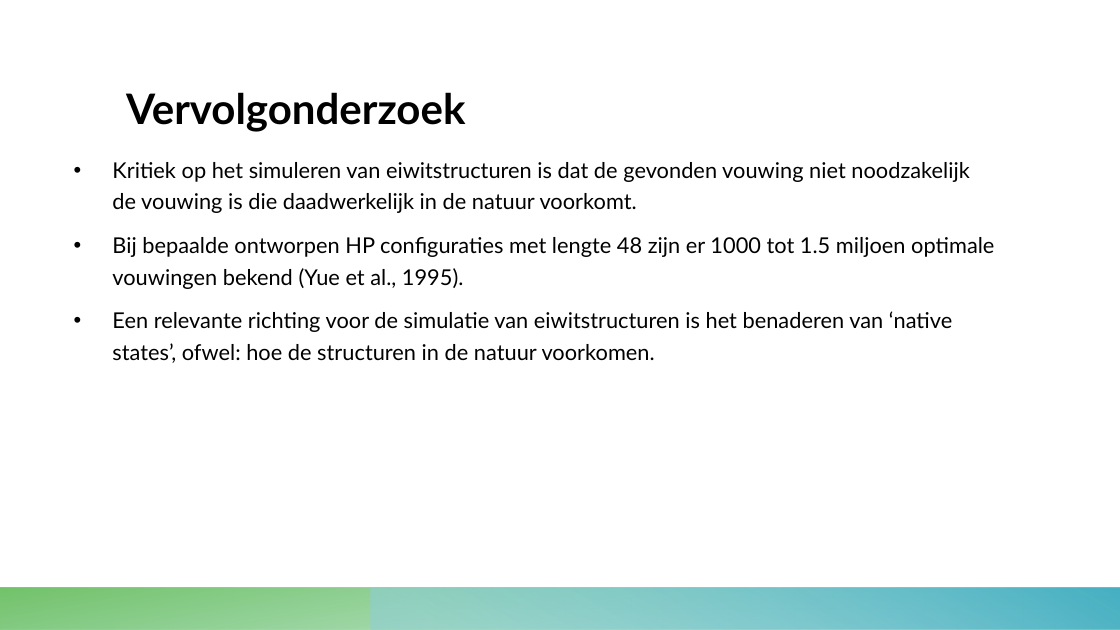
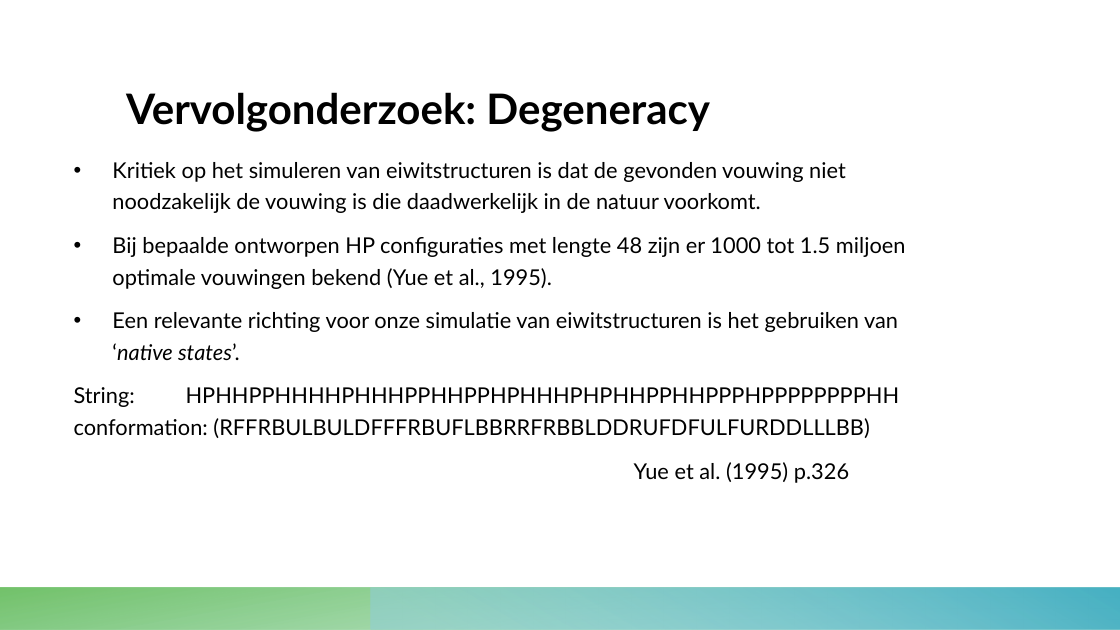
Before and after one commit to 10639780/proti, a slide deck: slide 15 of presentatie/finalpresentatie.pptx. Drawn at 1120x630 pixels with LibreOffice and Linux fonts; fonts in the diff are those of the drawing. Boxes give left, top, right and bottom in pixels: in the first picture for what was removed or moved away, otherwise in the second. Text is boxed around its words. In the diff, an @@ line names an element or a change of style, - is before the commit and + after.

```diff
--- a/presentatie/finalpresentatie.pptx
+++ b/presentatie/finalpresentatie.pptx
@@ title at (126,92,710,132): text changed @@
-Vervolgonderzoek
+Vervolgonderzoek: Degeneracy
@@ text at (74,312,900,483): text changed @@
-• Een relevante richting voor de simulatie van eiwitstructuren is het benaderen van ‘native states’, ofwel: hoe de structuren in de natuur voorkomen.
+• Een relevante richting voor onze simulatie van eiwitstructuren is het gebruiken van ‘native states’.
+String: HPHHPPHHHHPHHHPPHHPPHPHHHPHPHHPPHHPPPHPPPPPPPPHH conformation: (RFFRBULBULDFFFRBUFLBBRRFRBBLDDRUFDFULFURDDLLLBB)
+Yue et al. (1995) p.326
```
Also in this commit, not shown: 1 other slide changed.
